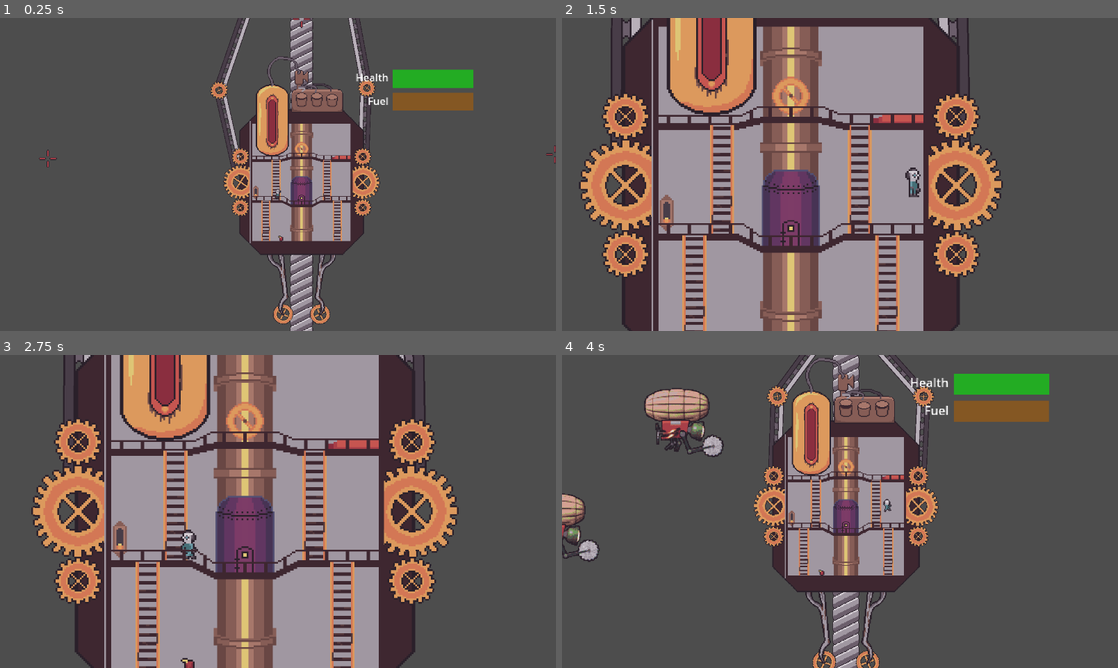
Above: before the commit, frames 1-4 (two rows, left to right).
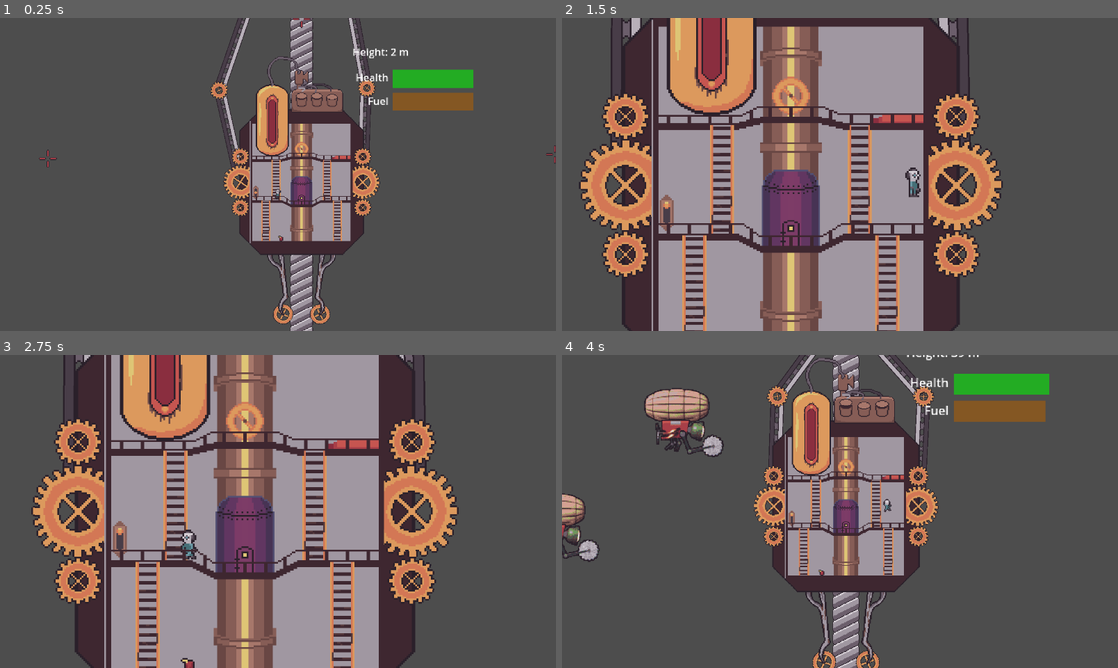
Above: after the commit, the same moments.

Repository: Popcornmotte/elevatorpitch
Game: Godot game, scene res://Scenes/World/test_scenes.tscn
Same seed, same stepped clock (60 frames per second), same inputs: the game is played once before the commit and once after it. This scene is started directly instead of the project's main scene. Sound files missing from this copy of the repository are replaced by a short silence.
Inputs (mouse positions are in pixels of both pictures, inside the frame that each line leads up to):
- Up to frame 1 (0.25 s): no input
- Up to frame 2 (1.5 s): move the mouse to (962, 158) at 0.52 s; hold W (up) 0.53-1.28 s; hold D (right) from 0.53 s (still down); tap E (interact) at 0.6 s; move the mouse to (728, 190) at 1.27 s; tap W (up) at 1.35 s
- Up to frame 3 (2.75 s): tap W (up) at 1.52, 1.82, 2.3 s; tap E (interact) at 1.55 s; move the mouse to (333, 442) at 2.02 s; release D (right) at 2.03 s; hold A (left) from 2.03 s (still down); hold Space (Fling) from 2.03 s (still down)
- Up to frame 4 (4 s): move the mouse to (812, 574) at 2.77 s; release A (left) at 2.78 s; release Space (Fling) at 2.78 s; hold D (right) from 2.78 s (still down); click (812, 574) at 2.85 s; tap W (up) at 3.02, 3.32 s; tap E (interact) at 3.05, 3.6 s; move the mouse to (1006, 558) at 3.52 s; hold W (up) from 3.53 s (still down)

The runs differ from the first frame. In frame 1, 0.1% of the frame differs, in the area x 45-74%, y 9-57%; in frame 2, less than 0.1%; in frame 3, less than 0.1%; in frame 4, 0.1%.

Commit message:
add sound for lever, reload engine

Diff:
--- a/Scenes/Objects/elevator.tscn
+++ b/Scenes/Objects/elevator.tscn
@@ -283,10 +283,11 @@
 [sub_resource type="CircleShape2D" id="CircleShape2D_kdskv"]
 radius = 40.0
 
-[node name="Elevator" type="Node2D" node_paths=PackedStringArray("healthBar", "fuelBar")]
+[node name="Elevator" type="Node2D" node_paths=PackedStringArray("healthBar", "fuelBar", "heightMeter")]
 script = ExtResource("1_gs4x1")
 healthBar = NodePath("HealthBar/Polygon2D")
 fuelBar = NodePath("FuelBar/Polygon2D2")
+heightMeter = NodePath("Heightmeter/Height")
 
 [node name="LegsAndCable" type="Node2D" parent="."]
 
@@ -384,6 +385,7 @@
 position = Vector2(97, 0)
 rotation = 0.387332
 rest = Transform2D(0.92592, 0.377719, -0.377719, 0.92592, 97, 0)
+metadata/_local_pose_override_enabled_ = true
 
 [node name="GearSprite" type="Sprite2D" parent="Arms/SkeletonIK_Right/GearBone"]
 visible = false
@@ -393,6 +395,7 @@
 [node name="UpperArmBone" type="Bone2D" parent="Arms/SkeletonIK_Right/GearBone"]
 position = Vector2(7.00004, -1.14441e-05)
 rest = Transform2D(1, 0, 0, 1, 7, 0)
+metadata/_local_pose_override_enabled_ = true
 
 [node name="UpperArmSprite" type="Sprite2D" parent="Arms/SkeletonIK_Right/GearBone/UpperArmBone"]
 z_index = -2
@@ -404,6 +407,7 @@
 rotation = -0.174533
 scale = Vector2(1, 1)
 rest = Transform2D(0.737913, -0.674895, 0.674895, 0.737913, 128, 0)
+metadata/_local_pose_override_enabled_ = true
 
 [node name="LowerArmSprite" type="Sprite2D" parent="Arms/SkeletonIK_Right/GearBone/UpperArmBone/LowerArmBone"]
 z_index = -2
@@ -426,6 +430,7 @@
 position = Vector2(128, 0)
 rotation = 0.289078
 rest = Transform2D(0.930478, 0.366254, -0.366254, 0.930478, 128.007, 0.000183105)
+metadata/_local_pose_override_enabled_ = true
 
 [node name="Claw" type="AnimatableBody2D" parent="Arms/SkeletonIK_Right/GearBone/UpperArmBone/LowerArmBone/ClawBone"]
 collision_layer = 0
@@ -448,6 +453,7 @@
 rotation = -3.14159
 scale = Vector2(0.999891, 0.999891)
 rest = Transform2D(-0.642719, 0.76596, -0.76596, -0.642719, -96, 0)
+metadata/_local_pose_override_enabled_ = true
 
 [node name="GearSprite" type="Sprite2D" parent="Arms/SkeletonIK_Left/GearBone"]
 visible = false
@@ -457,6 +463,7 @@
 [node name="UpperArmBone" type="Bone2D" parent="Arms/SkeletonIK_Left/GearBone"]
 position = Vector2(7.00006, -1.52588e-05)
 rest = Transform2D(1, 0, 0, 1, 7.00006, -1.52588e-05)
+metadata/_local_pose_override_enabled_ = true
 
 [node name="UpperArmSprite" type="Sprite2D" parent="Arms/SkeletonIK_Left/GearBone/UpperArmBone"]
 z_index = -2
@@ -467,6 +474,7 @@
 position = Vector2(128.002, 6.10352e-05)
 rotation = 0.616101
 rest = Transform2D(0.984808, -0.173648, 0.173648, 0.984808, 128.002, 6.10352e-05)
+metadata/_local_pose_override_enabled_ = true
 
 [node name="LowerArmSprite" type="Sprite2D" parent="Arms/SkeletonIK_Left/GearBone/UpperArmBone/LowerArmBone"]
 z_index = -2
@@ -489,6 +497,7 @@
 position = Vector2(128, -1.52588e-05)
 rotation = -0.199482
 rest = Transform2D(0.980169, -0.198162, 0.198162, 0.980169, 128, -1.52588e-05)
+metadata/_local_pose_override_enabled_ = true
 
 [node name="Claw" type="AnimatableBody2D" parent="Arms/SkeletonIK_Left/GearBone/UpperArmBone/LowerArmBone/ClawBone"]
 collision_layer = 0
@@ -846,6 +855,24 @@
 text = "Fuel"
 scroll_active = false
 
+[node name="Heightmeter" type="Node2D" parent="."]
+position = Vector2(300, 0)
+
+[node name="RichTextLabel" type="RichTextLabel" parent="Heightmeter"]
+visible = false
+offset_left = -214.0
+offset_top = -211.0
+offset_right = -99.0
+offset_bottom = -183.0
+text = "Height: 0 m"
+
+[node name="Height" type="Label" parent="Heightmeter"]
+offset_left = -220.0
+offset_top = -216.0
+offset_right = -87.0
+offset_bottom = -193.0
+text = "Height: "
+
 [node name="interior" parent="." instance=ExtResource("6_kqtpx")]
 z_index = 3
 
--- a/Scripts/Elevator.gd
+++ b/Scripts/Elevator.gd
@@ -8,10 +8,15 @@
 
 @export var healthBar : Node2D
 @export var fuelBar : Node2D
+@export var heightMeter : Label
 @export var controlArms:bool #make it accessible whether or not the arms are being controlled
 @export var moving:bool=true
+@export var fuelConsumption=10
+@export var fuel = 100.0
+@export var climbingHeight=0
+@export var climbingRate=100
 @onready var targets = $Arms/Targets
-@export var fuel = 100.0
+
 @onready var brake=$interior/Brake
 
 func _enter_tree():
@@ -21,6 +26,7 @@
 func _ready():
 	$HullBody/AnimationPlayer.play("EngineJiggle")
 	control(controlArms)
+	brake.use_brake(true)
 	pass # Replace with function body.
 
 func control(isControlled : bool):
@@ -52,12 +58,18 @@
 		healthBar.scale = Vector2(health / 100.0, 1)
 	pass
 
+
+func update_height(climbed):
+	climbingHeight+=climbed
+	heightMeter.text= str("Height: ", int(climbingHeight), " m")
 func decrease_fuel(delta):
-	fuel -= delta
+	fuel -= fuelConsumption*delta
+
 	if fuel<=0:
 		moving=false#stop elevator when there is no fuel available
-		brake._use_brake(false)#set brake to turned off position
+		brake.use_brake(false)#set brake to turned off position
 	else:
+		update_height(climbingRate*delta)
 		moving=true
 	update_fuel()
 	pass
--- a/Scripts/brake.gd
+++ b/Scripts/brake.gd
@@ -1,18 +1,22 @@
 extends "res://Scripts/generic_interactable.gd"
 
+const BRAKESOUND = preload("res://Assets/Audio/sfx/lever.wav")
 var turnOn=true
 @onready var brakeSprite = get_node("BrakeSprite")
 
-func _use_brake(turnOnBrake):#use this function also externally when no more fuel is available
+func use_brake(turnOnBrake):#use this function also externally when no more fuel is available
+	Audio.playSfx(BRAKESOUND)
 	if(turnOnBrake):
 		brakeSprite.play("turn_on")
+		turnOn=true
 		if Global.elevator:#check that elevator exists
 			Global.elevator.moving=true
 	else:
 		brakeSprite.play("turn_off")
+		turnOn=false
 		if Global.elevator:#check that elevator exists
 			Global.elevator.moving=false
 
-func _interact():
-	_use_brake(turnOn)
+func interact():
 	turnOn=!turnOn
+	use_brake(turnOn)
--- a/Scripts/engine_button.gd
+++ b/Scripts/engine_button.gd
@@ -4,7 +4,7 @@
 @onready var dropeZoneRight=get_node("../DropZoneRight")
 var newFuel=0
 
-func _interact():
+func interact():
 	newFuel=dropeZoneRight._return_fuel_count()
 	dropeZoneRight._remove_fuel()
 	if Global.elevator:#make sure that elevator exists, so that the interior scene can still be used for debugging
--- a/Scripts/generic_interactable.gd
+++ b/Scripts/generic_interactable.gd
@@ -6,14 +6,14 @@
 var collided=false
 
 
-func _interact():
+func interact():
 	pass
 
 # Called every frame. 'delta' is the elapsed time since the previous frame.
 func _process(delta):
 	if collided and Input.is_action_just_pressed("interact"):
 		print("interact")# here the .use function of the corresponding object should be called
-		_interact()
+		interact()
 
 func _on_area_2d_body_entered(body):
 	if body.name == "player":
Not shown, added: Assets/Audio/sfx/lever.wav.import
Not shown: 1 places in Scenes/World/test_scenes.tscn that only renumber resources
Not shown, added: Assets/Audio/sfx/lever.wav
